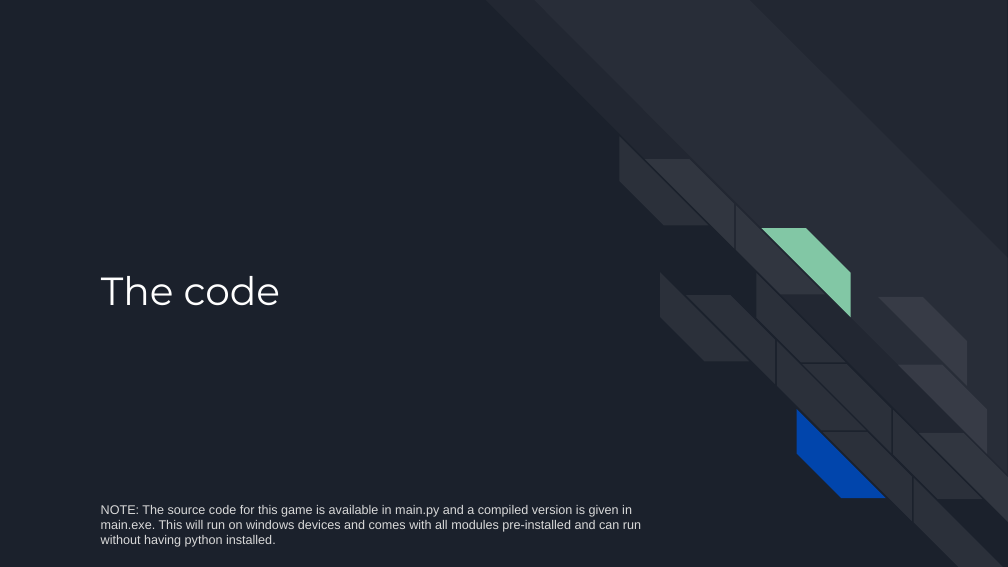
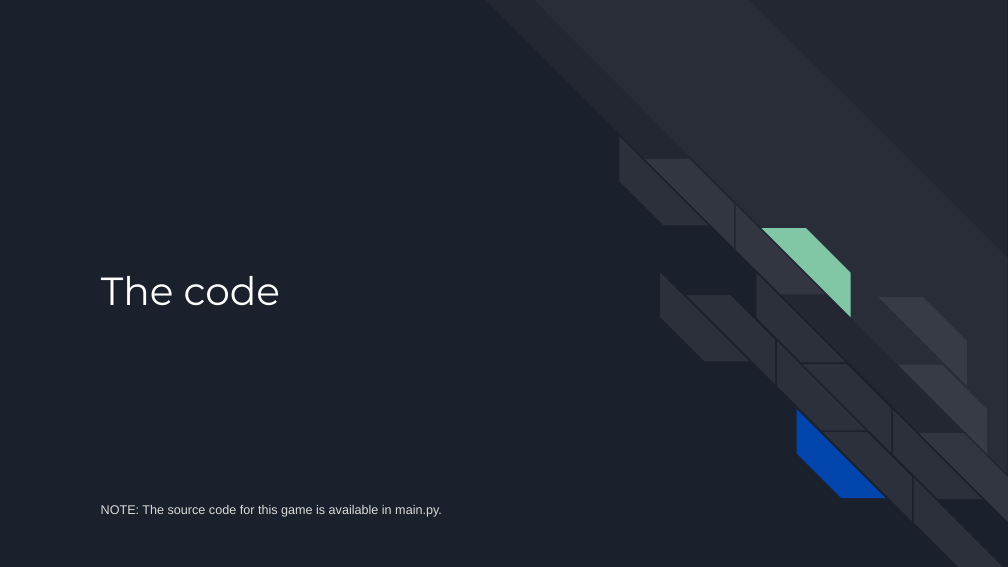
Before and after one commit to adityad0/py-rps-game, a slide deck: slide 4 of python_project.pptx. Drawn at 1008x567 pixels with LibreOffice and Linux fonts; fonts in the diff are those of the drawing. Boxes give left, top, right and bottom in pixels: in the first picture for what was removed or moved away, otherwise in the second. Text is boxed around its words. In the diff, an @@ line names an element or a change of style, - is before the commit and + after.

Commit message:
updated the presentation file

```diff
--- a/python_project.pptx
+++ b/python_project.pptx
@@ text at [101, 505, 442, 517]: text changed @@
-NOTE: The source code for this game is available in main.py and a compiled version is given in main.exe. This will run on windows devices and comes with all modules pre-installed and can run without having python installed.
+NOTE: The source code for this game is available in main.py.
```
